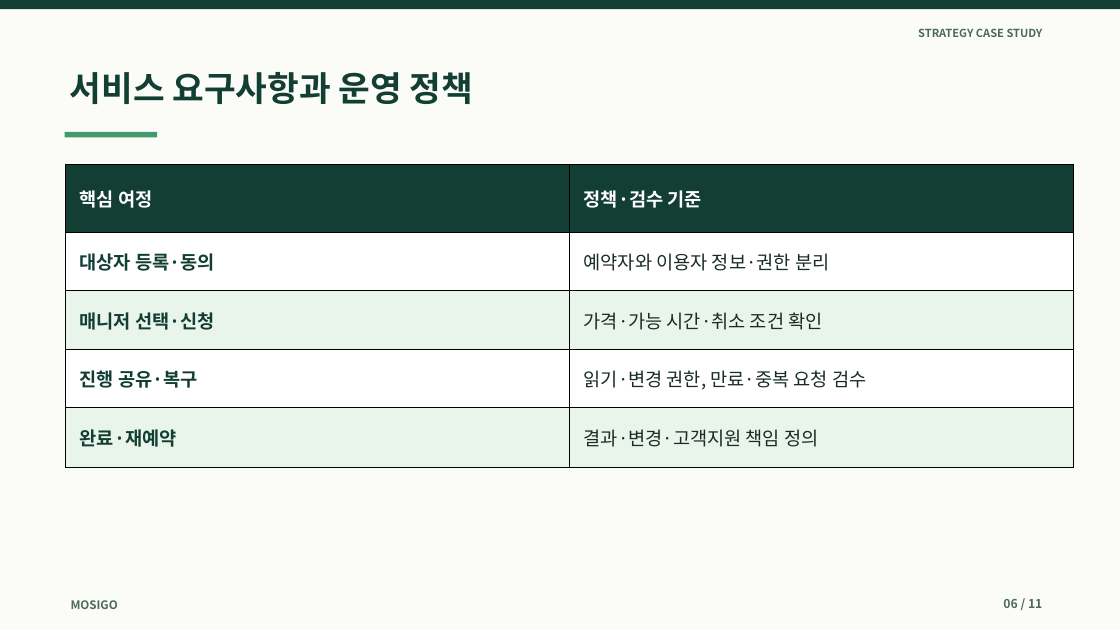
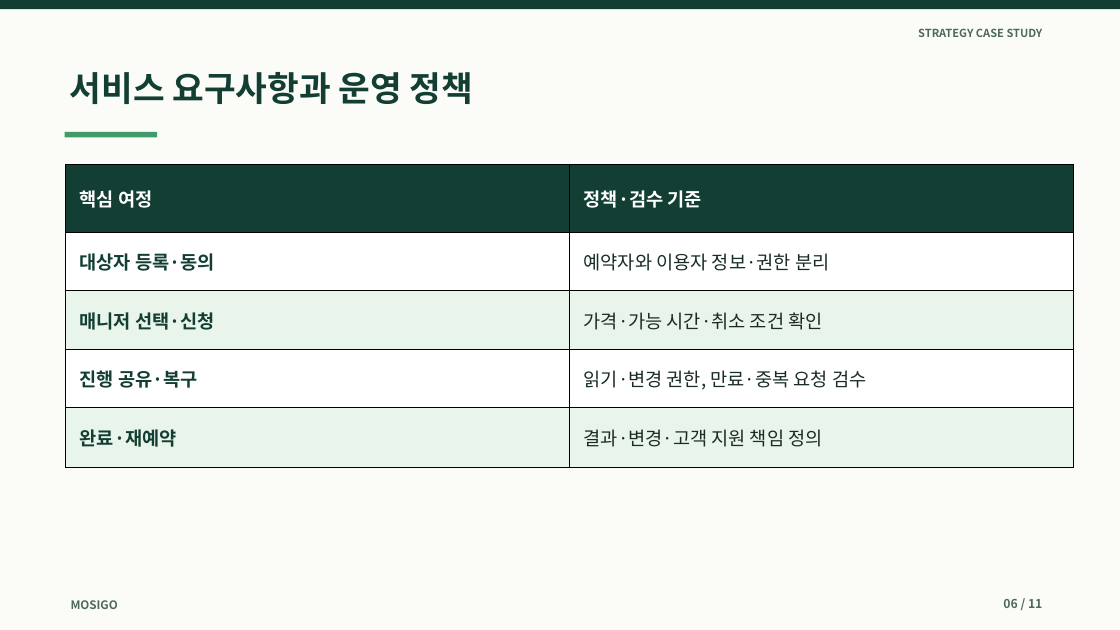
Before and after one commit to dohyunkimmm/mosigo-case-study, a slide deck: slide 6 of downloads/mosigo_report.pptx. Drawn at 1120x630 pixels with LibreOffice and Linux fonts; fonts in the diff are those of the drawing. Boxes give left, top, right and bottom in pixels: in the first picture for what was removed or moved away, otherwise in the second. Text is boxed around its words. In the diff, an @@ line names an element or a change of style, - is before the commit and + after.

```diff
--- a/downloads/mosigo_report.pptx
+++ b/downloads/mosigo_report.pptx
@@ table at bbox=[66, 165, 1074, 468] @@
-row 5, column 2: 결과·변경·고객지원 책임 정의
+row 5, column 2: 결과·변경·고객 지원 책임 정의
```
Also in this commit, not shown: 6 other slides changed, 15 other files.
